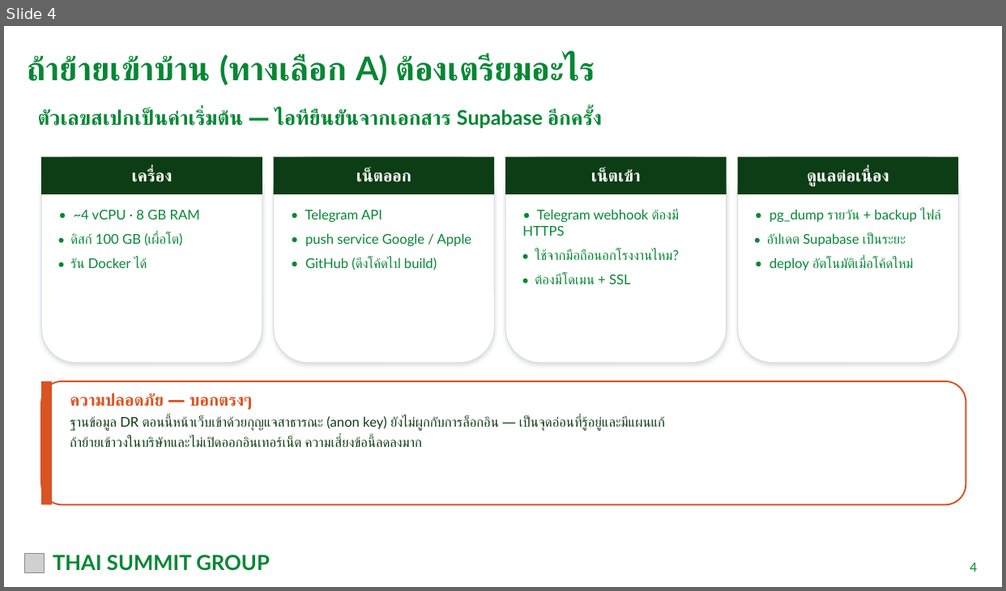
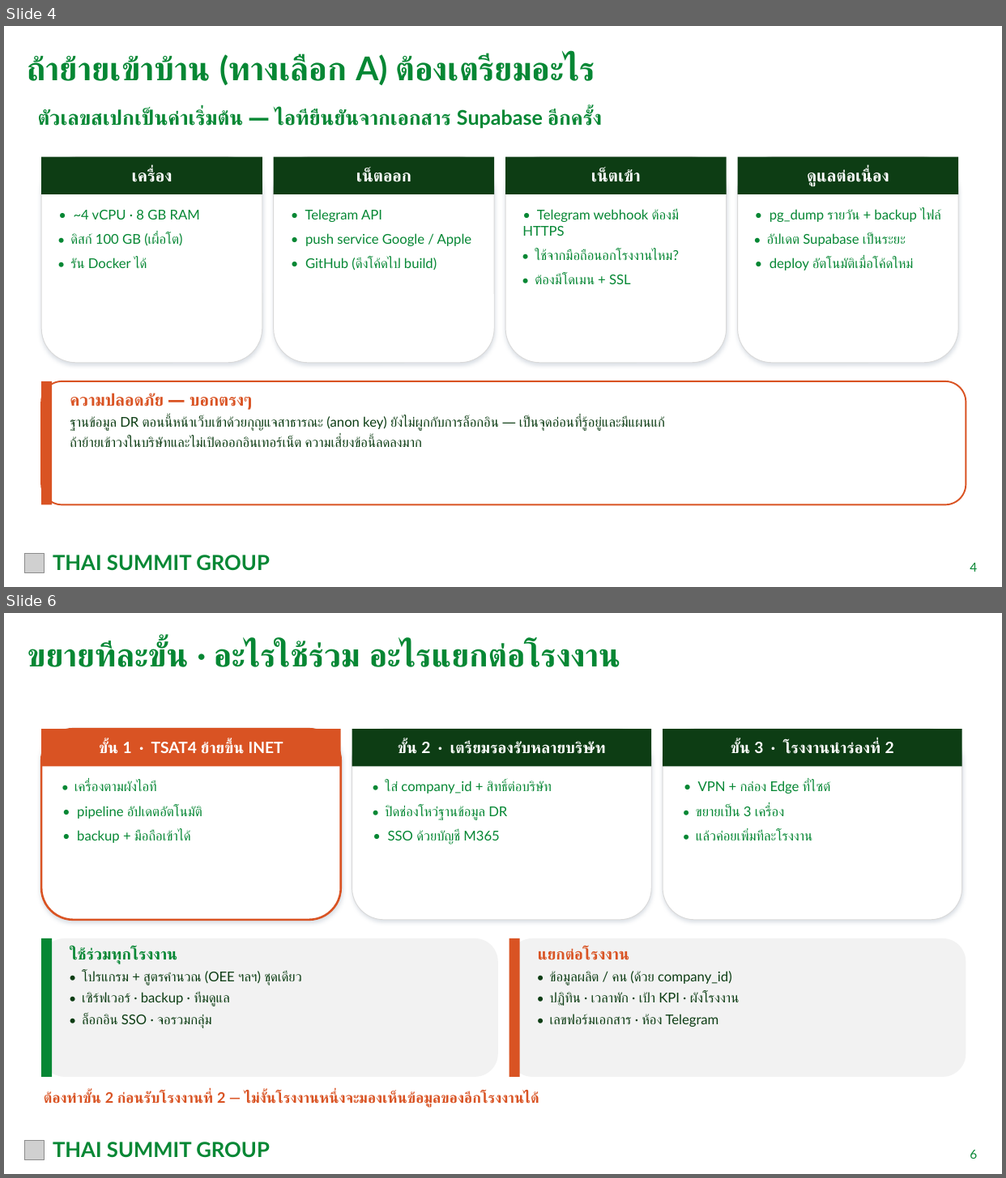
Before and after one commit to tsat4pd3-sketch/4Mmanagement, a slide deck: docs/meetings/TSAT_ESM_IT_Server_Migration_2026-10-20.pptx. Shown one above the other, each under a label of ours: slide 4 before the commit, slides 4 and 6 after it; the slides between them are not shown. The pictures are 1006x591 and 1006x1178 pixels, drawn with LibreOffice and Linux fonts; fonts in the diff are those of the drawing; grey boxes stand for pictures. Boxes give left, top, right and bottom in pixels: in the first picture for what was removed or moved away, otherwise in the second. Text is boxed around its words. In the diff, an @@ line names an element or a change of style, - is before the commit and + after.

```diff
--- a/docs/meetings/TSAT_ESM_IT_Server_Migration_2026-10-20.pptx
+++ b/docs/meetings/TSAT_ESM_IT_Server_Migration_2026-10-20.pptx
@@ slide 6 added at (x1=4, y1=613, x2=1002, y2=1174), background #FFFFFF @@
@@ text added at (x1=27, y1=641, x2=620, y2=667), 31 pt, text #068734, bold @@
+ขยายทีละขั้น · อะไรใช้ร่วม อะไรแยกต่อโรงงาน
@@ rounded rectangle added at (x1=41, y1=729, x2=341, y2=920), fill #FFFFFF, outline #D95323 2 pt @@
@@ rectangle added at (x1=41, y1=729, x2=341, y2=766), fill #D95323 @@
@@ rounded rectangle added at (x1=352, y1=729, x2=651, y2=920), fill #FFFFFF, outline #D9D9D9 0.75 pt @@
@@ rectangle added at (x1=352, y1=729, x2=651, y2=766), fill #0D3D14 @@
@@ rounded rectangle added at (x1=663, y1=729, x2=962, y2=920), fill #FFFFFF, outline #D9D9D9 0.75 pt @@
@@ rectangle added at (x1=663, y1=729, x2=962, y2=766), fill #0D3D14 @@
@@ text added at (x1=99, y1=742, x2=283, y2=754), 15 pt, text #FFFFFF, bold @@
+ขั้น 1 · TSAT4 ย้ายขึ้น INET
@@ text added at (x1=398, y1=742, x2=606, y2=754), 15 pt, text #FFFFFF, bold @@
+ขั้น 2 · เตรียมรองรับหลายบริษัท
@@ text added at (x1=731, y1=742, x2=894, y2=754), 15 pt, text #FFFFFF, bold @@
+ขั้น 3 · โรงงานนำร่องที่ 2
@@ text added at (x1=74, y1=781, x2=202, y2=843), 13 pt, text #068734 @@
+• เครื่องตามผังไอที
+• pipeline อัปเดตอัตโนมัติ
+• backup + มือถือเข้าได้
@@ text added at (x1=385, y1=781, x2=552, y2=845), 13 pt, text #068734 @@
+• ใส่ company_id + สิทธิ์ต่อบริษัท
+• ปิดช่องโหว่ฐานข้อมูล DR
+• SSO ด้วยบัญชี M365
@@ text added at (x1=696, y1=781, x2=831, y2=841), 13 pt, text #068734 @@
+• VPN + กล่อง Edge ที่ไซต์
+• ขยายเป็น 3 เครื่อง
+• แล้วค่อยเพิ่มทีละโรงงาน
@@ rounded rectangle added at (x1=41, y1=939, x2=498, y2=1077), fill #F2F2F2 @@
@@ rectangle added at (x1=41, y1=939, x2=52, y2=1077), fill #068734 @@
@@ text added at (x1=70, y1=948, x2=301, y2=1029), 13 pt, text #0D3D14 @@
+ใช้ร่วมทุกโรงงาน
+• โปรแกรม + สูตรคำนวณ (OEE ฯลฯ) ชุดเดียว
+• เซิร์ฟเวอร์ · backup · ทีมดูแล
+• ล็อกอิน SSO · จอรวมกลุ่ม
@@ rounded rectangle added at (x1=509, y1=939, x2=966, y2=1077), fill #F2F2F2 @@
@@ rectangle added at (x1=509, y1=939, x2=520, y2=1077), fill #D95323 @@
@@ text added at (x1=538, y1=948, x2=739, y2=1027), 13 pt, text #0D3D14 @@
+แยกต่อโรงงาน
+• ข้อมูลผลิต / คน (ด้วย company_id)
+• ปฏิทิน · เวลาพัก · เป้า KPI · ผังโรงงาน
+• เลขฟอร์มเอกสาร · ห้อง Telegram
@@ text added at (x1=44, y1=1092, x2=539, y2=1108), 14 pt, text #D95323, bold @@
+ต้องทำขั้น 2 ก่อนรับโรงงานที่ 2 — ไม่งั้นโรงงานหนึ่งจะมองเห็นข้อมูลของอีกโรงงานได้
@@ picture added at (x1=24, y1=1141, x2=44, y2=1161) @@
@@ text added at (x1=53, y1=1142, x2=270, y2=1158), 20 pt, text #068734, bold @@
+THAI SUMMIT GROUP
@@ text added at (x1=970, y1=1150, x2=977, y2=1159), 12 pt, text #068734 @@
+6
```
Also in this commit, not shown: 1 slide changed, 1 other slide added, 2 other files.
